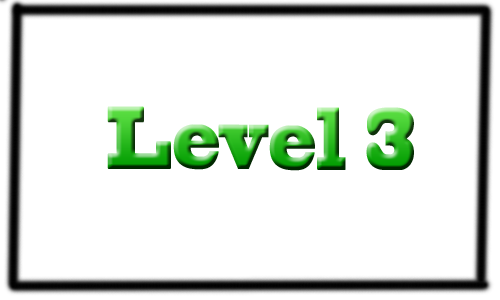
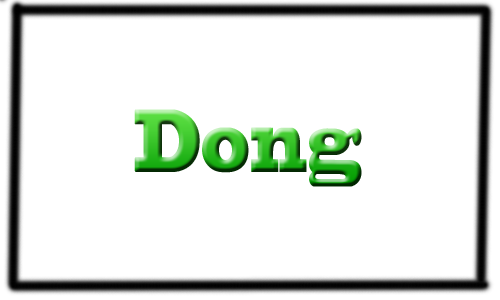
The second 500×300 image is a revision of the first. Changes to its layers:
renamed "Level 3" to "Dong", painted on it over bbox(107, 106, 414, 187)
